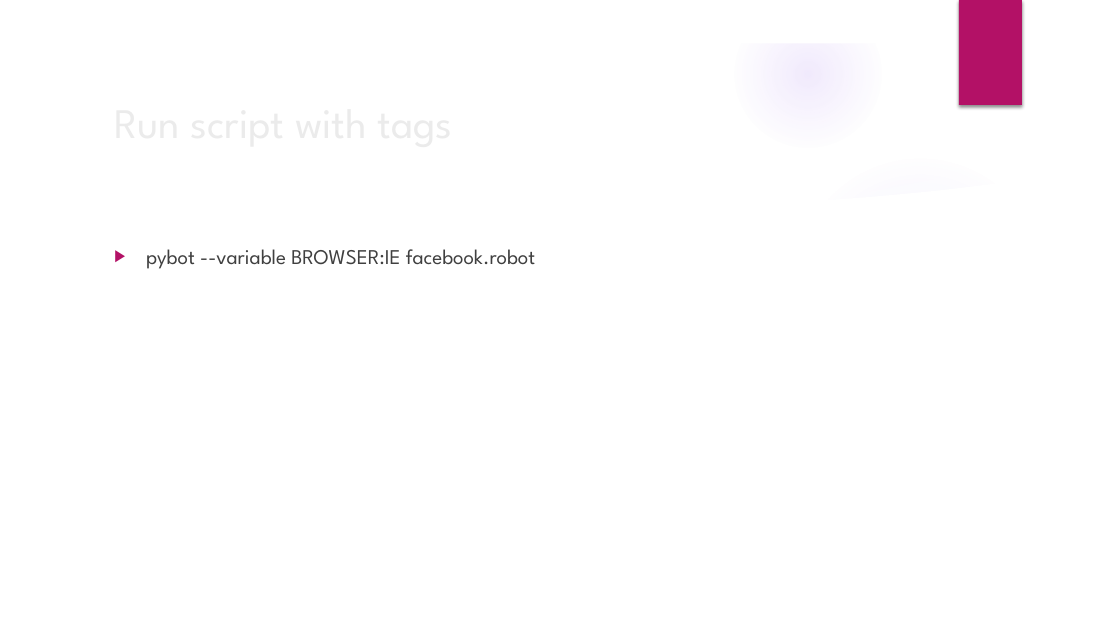
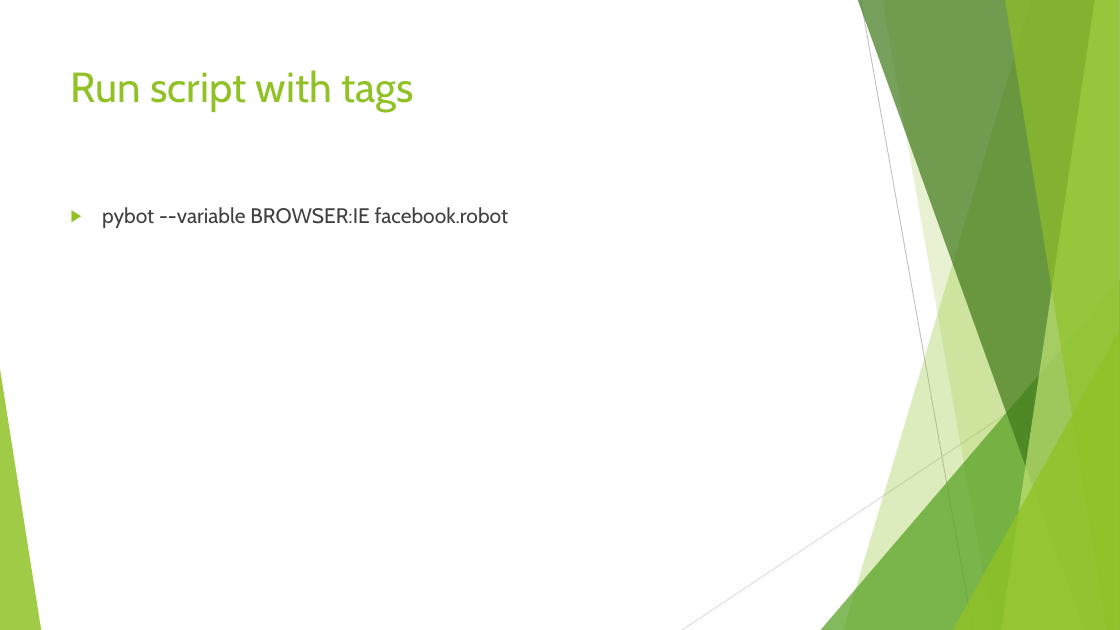
Before and after one commit to flyworker/python-automation-testing, a slide deck: slide 18 of document/Python_selenium.pptx (slide 8 before the commit). Drawn at 1120x630 pixels with LibreOffice and Linux fonts; fonts in the diff are those of the drawing; background and template pictures are left out. Boxes give left, top, right and bottom in pixels: in the first picture for what was removed or moved away, otherwise in the second. Text is boxed around its words. In the diff, an @@ line names an element or a change of style, - is before the commit and + after.

```diff
--- a/document/Python_selenium.pptx
+++ b/document/Python_selenium.pptx
@@ group removed at (0,0,1120,630): 5 ellipses, 3 freeform shapes @@
@@ rectangle removed at (959,0,1022,105) @@
@@ title "Run script with tags": place and size @@
-title "Run script with tags" at (106,89,911,154)
+title "Run script with tags" at (71,70,415,112)
@@ title "Run script with tags" at (71,70,415,112): font League Spartan to Cabin, text colour #EBEBEB to #90C226; vertical alignment middle to top @@
@@ text "pybot --variable BROWSER:IE facebook.robot": place and size @@
-text "pybot --variable BROWSER:IE facebook.robot" at (146,249,535,269)
+text "pybot --variable BROWSER:IE facebook.robot" at (102,207,509,228)
@@ text "pybot --variable BROWSER:IE facebook.robot" at (102,207,509,228): font League Spartan to Cabin; bullet colour #B31166 to #90C226 @@
@@ group added at (0,0,1120,630): 5 freeform shapes, 3 triangles, 2 lines @@
```
Also in this commit, not shown: 9 other slides changed, 10 slides added, 2 other files.
